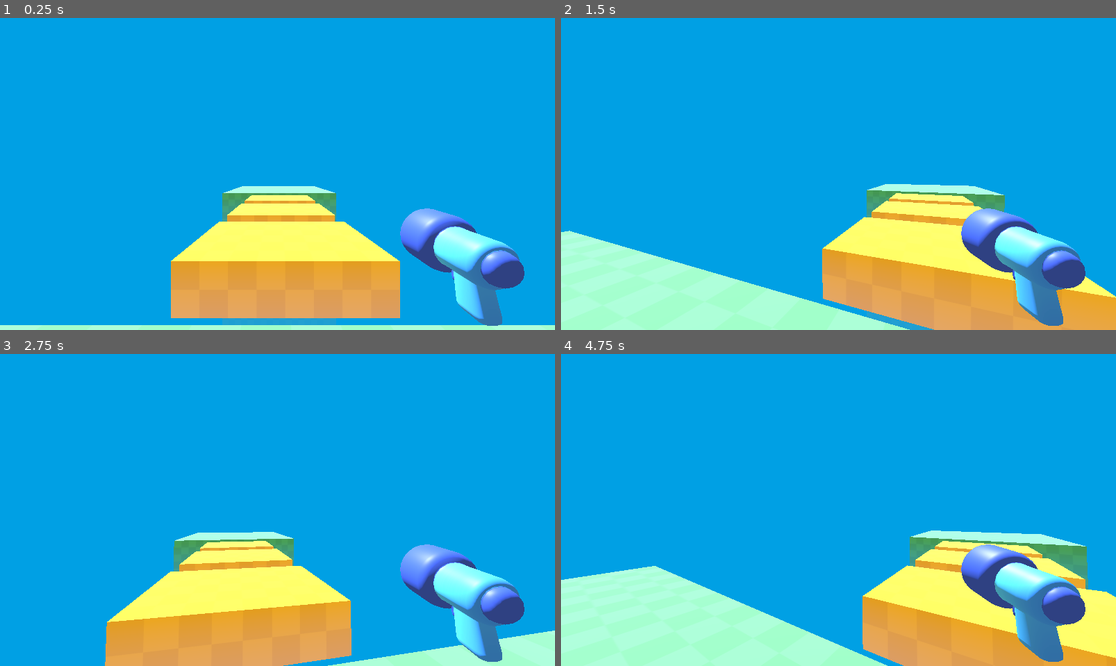
Above: before the commit, frames 1-4 (two rows, left to right).
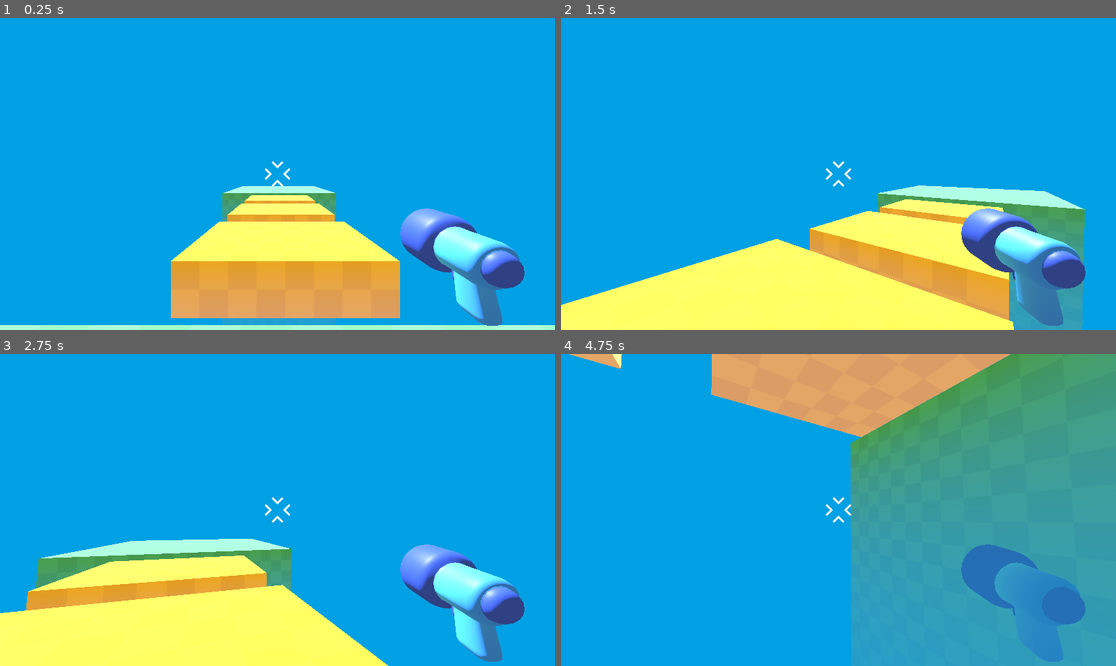
Above: after the commit, the same moments.

Repository: aland96/vampire3D
Game: Godot game, scene res://level/temporary_level.tscn
The game is run twice, just before and just after one commit, with the same random seed, the same clock (stepped at 60 frames per second) and the same inputs.
Inputs (mouse positions are in pixels of both pictures, inside the frame that each line leads up to):
- Up to frame 1 (0.25 s): no input
- Up to frame 2 (1.5 s): tap Enter at 0.5 s; move the mouse to (866, 174) at 0.52 s; hold W (move_forward, bound only after the commit) from 0.53 s (still down); tap Space (jump, bound only after the commit) at 0.6, 0.77, 1.07, 1.35 s; move the mouse to (810, 174) at 1.27 s
- Up to frame 3 (2.75 s): keep holding W (move_forward, bound only after the commit); tap Space (jump, bound only after the commit) at 1.52, 1.82, 2.1 s; move the mouse to (288, 503) at 2.02 s
- Up to frame 4 (4.75 s): keep holding W (move_forward, bound only after the commit); move the mouse to (832, 516) at 2.77 s; tap Space (jump, bound only after the commit) at 2.85, 3.02, 3.32, 3.6, 3.77, 4.07, 4.35, 4.52 s; move the mouse to (877, 513) at 3.52 s; move the mouse to (794, 506) at 4.27 s

The runs differ from the first frame. In frame 1, 0.1% of the frame differs, in the area x 40-61%, y 45-64%; in frame 2, 25%; in frame 3, 22%; in frame 4, 64%, in the area x 0-100%, y 0-100%.

Commit message:
add player movement and reticle

Diff:
--- a/player/player.gd
+++ b/player/player.gd
@@ -1,4 +1,6 @@
 extends CharacterBody3D
+
+const SPEED = 5.5
 
 func _ready() -> void:
 	Input.set_mouse_mode(Input.MOUSE_MODE_CAPTURED)
@@ -12,3 +14,19 @@
 	elif event.is_action_pressed("ui_cancel"):
 		Input.set_mouse_mode(Input.MOUSE_MODE_VISIBLE)
 	pass
+
+func _physics_process(delta: float) -> void:
+	var input_dir_2d = Input.get_vector("move_left", "move_right", "move_forward", "move_back")
+	var input_dir_3d = Vector3(input_dir_2d.x, 0.0, input_dir_2d.y)
+	var direction = transform.basis * input_dir_3d
+	velocity.x = direction.x * SPEED
+	velocity.z = direction.z * SPEED
+	velocity.y -= 25.0 * delta
+
+	if Input.is_action_just_pressed("jump") and is_on_floor():
+		velocity.y = 10.0
+	elif Input.is_action_just_released("jump") and velocity.y > 0.0:
+		velocity.y = 0.0
+
+	move_and_slide()
+	pass
--- a/player/player.tscn
+++ b/player/player.tscn
@@ -1,7 +1,8 @@
-[gd_scene load_steps=4 format=3 uid="uid://dhdeu0l3u6qri"]
+[gd_scene load_steps=5 format=3 uid="uid://dhdeu0l3u6qri"]
 
 [ext_resource type="PackedScene" uid="uid://b7vmm2o0u7rw5" path="res://player/simple_gun/gun_model.glb" id="1_oul6g"]
 [ext_resource type="Script" uid="uid://6r1o1o0eeaxe" path="res://player/player.gd" id="1_rkbax"]
+[ext_resource type="Texture2D" uid="uid://c0wrqmnmttjo2" path="res://player/reticle.png" id="3_g1dw6"]
 
 [sub_resource type="CapsuleShape3D" id="CapsuleShape3D_kqu6x"]
 
@@ -18,3 +19,18 @@
 
 [node name="gun_model" parent="Camera3D" instance=ExtResource("1_oul6g")]
 transform = Transform3D(-0.268343, 0.00100871, 0.00608488, 0.00128979, 0.268122, 0.0124322, -0.00603156, 0.0124582, -0.268056, 0.479752, -0.205857, -0.529764)
+
+[node name="TextureRect" type="TextureRect" parent="."]
+anchors_preset = 8
+anchor_left = 0.5
+anchor_top = 0.5
+anchor_right = 0.5
+anchor_bottom = 0.5
+offset_left = -48.0
+offset_top = -48.0
+offset_right = 48.0
+offset_bottom = 48.0
+grow_horizontal = 2
+grow_vertical = 2
+texture = ExtResource("3_g1dw6")
+expand_mode = 1
--- a/project.godot
+++ b/project.godot
@@ -15,6 +15,43 @@
 config/features=PackedStringArray("4.4", "GL Compatibility")
 config/icon="res://icon.svg"
 
+[display]
+
+window/size/viewport_width=1920
+window/size/viewport_height=1080
+
+[input]
+
+move_left={
+"deadzone": 0.2,
+"events": [Object(InputEventKey,"resource_local_to_scene":false,"resource_name":"","device":-1,"window_id":0,"alt_pressed":false,"shift_pressed":false,"ctrl_pressed":false,"meta_pressed":false,"pressed":false,"keycode":0,"physical_keycode":65,"key_label":0,"unicode":97,"location":0,"echo":false,"script":null)
+, Object(InputEventKey,"resource_local_to_scene":false,"resource_name":"","device":-1,"window_id":0,"alt_pressed":false,"shift_pressed":false,"ctrl_pressed":false,"meta_pressed":false,"pressed":false,"keycode":0,"physical_keycode":4194319,"key_label":0,"unicode":0,"location":0,"echo":false,"script":null)
+]
+}
+move_right={
+"deadzone": 0.2,
+"events": [Object(InputEventKey,"resource_local_to_scene":false,"resource_name":"","device":-1,"window_id":0,"alt_pressed":false,"shift_pressed":false,"ctrl_pressed":false,"meta_pressed":false,"pressed":false,"keycode":0,"physical_keycode":68,"key_label":0,"unicode":100,"location":0,"echo":false,"script":null)
+, Object(InputEventKey,"resource_local_to_scene":false,"resource_name":"","device":-1,"window_id":0,"alt_pressed":false,"shift_pressed":false,"ctrl_pressed":false,"meta_pressed":false,"pressed":false,"keycode":0,"physical_keycode":4194321,"key_label":0,"unicode":0,"location":0,"echo":false,"script":null)
+]
+}
+move_forward={
+"deadzone": 0.2,
+"events": [Object(InputEventKey,"resource_local_to_scene":false,"resource_name":"","device":-1,"window_id":0,"alt_pressed":false,"shift_pressed":false,"ctrl_pressed":false,"meta_pressed":false,"pressed":false,"keycode":0,"physical_keycode":87,"key_label":0,"unicode":119,"location":0,"echo":false,"script":null)
+, Object(InputEventKey,"resource_local_to_scene":false,"resource_name":"","device":-1,"window_id":0,"alt_pressed":false,"shift_pressed":false,"ctrl_pressed":false,"meta_pressed":false,"pressed":false,"keycode":0,"physical_keycode":4194320,"key_label":0,"unicode":0,"location":0,"echo":false,"script":null)
+]
+}
+move_back={
+"deadzone": 0.2,
+"events": [Object(InputEventKey,"resource_local_to_scene":false,"resource_name":"","device":-1,"window_id":0,"alt_pressed":false,"shift_pressed":false,"ctrl_pressed":false,"meta_pressed":false,"pressed":false,"keycode":0,"physical_keycode":83,"key_label":0,"unicode":115,"location":0,"echo":false,"script":null)
+, Object(InputEventKey,"resource_local_to_scene":false,"resource_name":"","device":-1,"window_id":0,"alt_pressed":false,"shift_pressed":false,"ctrl_pressed":false,"meta_pressed":false,"pressed":false,"keycode":0,"physical_keycode":4194322,"key_label":0,"unicode":0,"location":0,"echo":false,"script":null)
+]
+}
+jump={
+"deadzone": 0.2,
+"events": [Object(InputEventKey,"resource_local_to_scene":false,"resource_name":"","device":-1,"window_id":0,"alt_pressed":false,"shift_pressed":false,"ctrl_pressed":false,"meta_pressed":false,"pressed":false,"keycode":0,"physical_keycode":32,"key_label":0,"unicode":32,"location":0,"echo":false,"script":null)
+]
+}
+
 [rendering]
 
 renderer/rendering_method="gl_compatibility"
